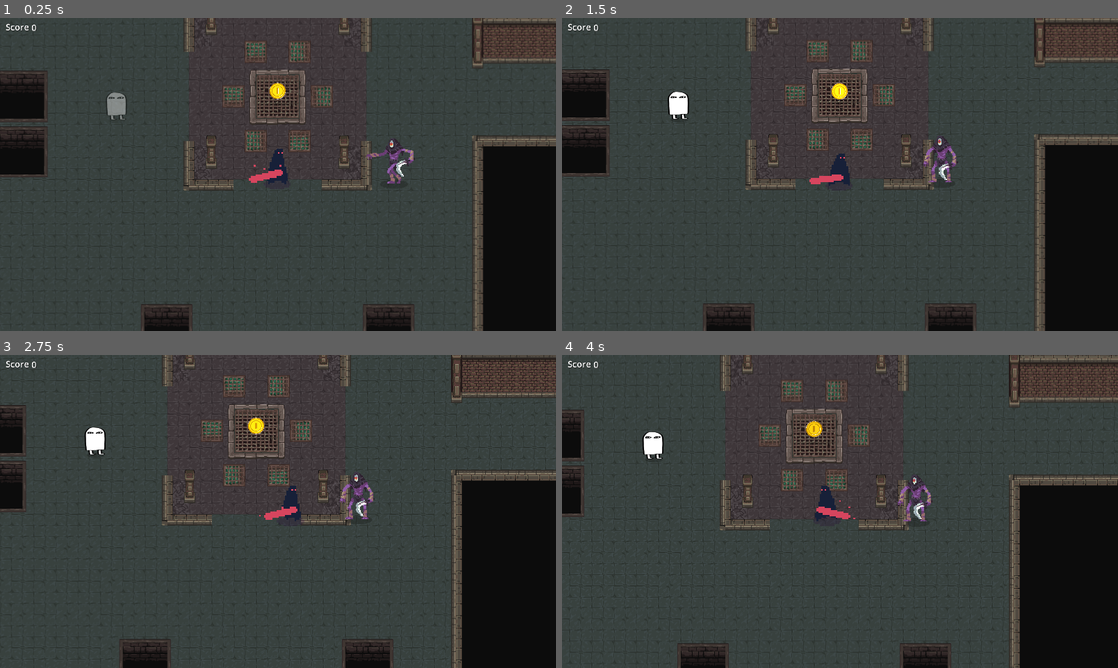
Above: before the commit, frames 1-4 (two rows, left to right).
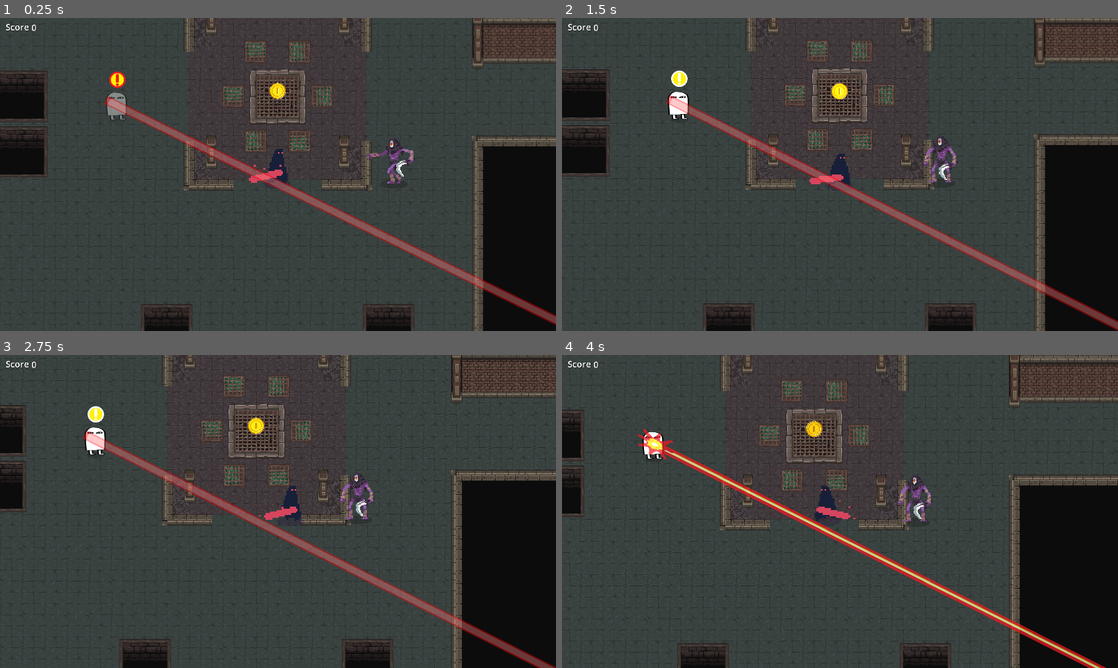
Above: after the commit, the same moments.

Repository: h-sutiwas/godot-mythus
Game: Godot game, scene res://scenes/playground.tscn
Same seed, same stepped clock (60 frames per second), same inputs: the game is played once before the commit and once after it.
Inputs:
- Up to frame 1 (0.25 s): no input
- Up to frame 2 (1.5 s): hold D (player_right) 0.53-1.28 s; hold Space (attack) 0.53-1.28 s; hold S (player_down) from 1.28 s (still down); tap Space (attack) at 1.35 s
- Up to frame 3 (2.75 s): release S (player_down) at 2.03 s; hold D (player_right) from 2.03 s (still down); hold Space (attack) from 2.03 s (still down)
- Up to frame 4 (4 s): release D (player_right) at 2.78 s; release Space (attack) at 2.78 s; hold W (player_up) 2.78-3.53 s; tap Space (attack) at 2.85 s; hold A (player_left) from 3.53 s (still down); hold Space (attack) from 3.53 s (still down)

The runs differ from the first frame. In frame 1, 2.7% of the frame differs, in the area x 18-100%, y 17-99%; in frame 2, 2.7%; in frame 3, 2.8%, in the area x 14-100%, y 16-100%; in frame 4, 2.5%.

Commit message:
Medjed with working infinity attack

Diff:
--- a/scenes/entities/Enemy/medjed.gd
+++ b/scenes/entities/Enemy/medjed.gd
@@ -4,20 +4,19 @@
 
 #const dist_toscreen_x = 500
 #const dist_toscreen_y = 300
+const atk_interval = 6
 const atk_warnsec = 2
 const atk_atksec = 1
 const pts_get = 1
 var isAttacking = false
 var isWarning = false
 var pos : Vector2
-var laser_rotate : int
+var laser_rotate : float
 #var spawn_pos : Vector2
 var player_move : bool
 var player_pos : Vector2
 var player_oldpos : Vector2
 
-#var screen_limitx : Vector2
-#var screen_limity : Vector2
 
 
 func _ready():
@@ -44,16 +43,17 @@
 
 
 	#laser rotation calculation
-	laser_slope = (pos.y - player_pos.y)/(player_pos.x - pos.x)
-	laser_rotate = rad_to_deg(atan(laser_slope))
-	if pos.x > player_pos.x:
-		laser_rotate +=180
-	if pos.y < player_pos.y and pos.x < player_pos.x:
-		laser_rotate +=360
+	if isWarning == false:
+		laser_slope = (pos.y - player_pos.y)/(player_pos.x - pos.x)
+		laser_rotate = rad_to_deg(atan(laser_slope))
+		if pos.x > player_pos.x:
+			laser_rotate +=180
+		if pos.y < player_pos.y and pos.x < player_pos.x:
+			laser_rotate +=360
+		$Lasersight.rotation_degrees = -laser_rotate
 
 	#when not atk: medjed turn left/right toward player, lasersight rotate toward player
 	if isWarning == false:
-		$Lasersight.rotation_degrees = -laser_rotate
 		if player_pos.x > pos.x:
 			$AnimatedSprite2D.scale.x = -1
 		if player_pos.x < pos.x:
@@ -69,38 +69,45 @@
 	player_oldpos = player_pos
 
 
-#Medjed laser attack
+#if player enter warning area
 func _on_danger_area_body_entered(body):
-	if isAttacking == false and body is Player:
-		medjed_atk()
+	medjed_atk()
+	#while isAttacking == true:
+
+
 
 
 
 func _on_animation_player_animation_finished(anim_name: StringName):
 	if anim_name == 'laser_shoot':
-		medjed_dead()
+		await get_tree().create_timer(atk_interval).timeout
+		medjed_atk()
 
 
-#medjed warning and attack
+#medjed laser warning and attack
 func medjed_atk():
-	isAttacking = true
+	print("attack!!")
 	$"sfx_medjed_warning".play()
 	$warning.play("warning")
 	$warning.visible = true
 	$Lasersight.visible = true
 
 	#warn/wait before attack
-	await get_tree().create_timer(atk_warnsec).timeout
-	isWarning = true
-	$Lasersight.rotation_degrees = -laser_rotate
-	$Laser.rotation_degrees = -laser_rotate
+	isAttacking = true
+	if isAttacking == true:
+		await get_tree().create_timer(atk_warnsec).timeout
+		isWarning = true
+		$Lasersight.rotation_degrees = -laser_rotate
+		$Laser.rotation_degrees = -laser_rotate
 
-	await get_tree().create_timer(atk_atksec).timeout
-	$Lasersight.visible = false
-	$warning.visible = false
-	$Laser.visible = true
-	$sfx_medjed_atk.play()
-	$AnimationPlayer.play("laser_shoot")
+		await get_tree().create_timer(atk_atksec).timeout
+		$Lasersight.visible = false
+		$warning.visible = false
+		$Laser.visible = true
+		$sfx_medjed_atk.play()
+		$AnimationPlayer.play("laser_shoot")
+	isAttacking = false
+	isWarning = false
 
 #medjed dead / after shoot laser
 func medjed_dead():
--- a/scenes/entities/Enemy/medjed.tscn
+++ b/scenes/entities/Enemy/medjed.tscn
@@ -231,7 +231,7 @@
 
 [node name="Danger area" type="Area2D" parent="."]
 visible = false
-scale = Vector2(1.2000009, 1.2000009)
+scale = Vector2(4.080001, 4.080001)
 
 [node name="CollisionShape2D" type="CollisionShape2D" parent="Danger area"]
 scale = Vector2(24.36, 24.36)
@@ -241,14 +241,14 @@
 visible = false
 self_modulate = Color(1, 1, 1, 0.4)
 z_index = 3
-scale = Vector2(1.02, 0.8)
+scale = Vector2(2.06, 0.8)
 texture = ExtResource("3_f5ho3")
 offset = Vector2(841.1765, 0)
 
 [node name="Laser" type="Sprite2D" parent="."]
 visible = false
 z_index = 5
-scale = Vector2(1, 1.2)
+scale = Vector2(2, 1.2)
 texture = ExtResource("2_kalyh")
 offset = Vector2(868, -4)
 
